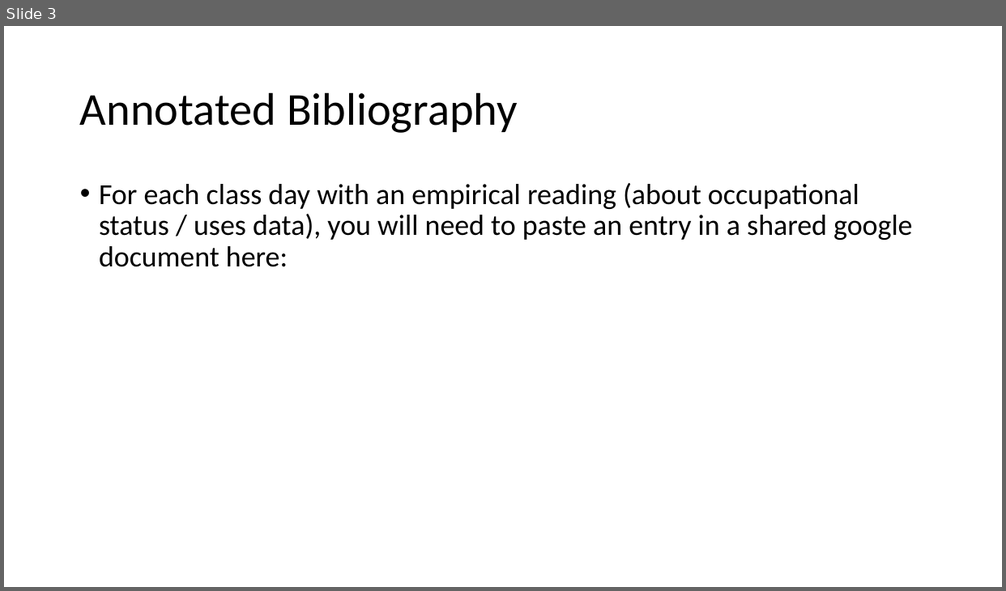
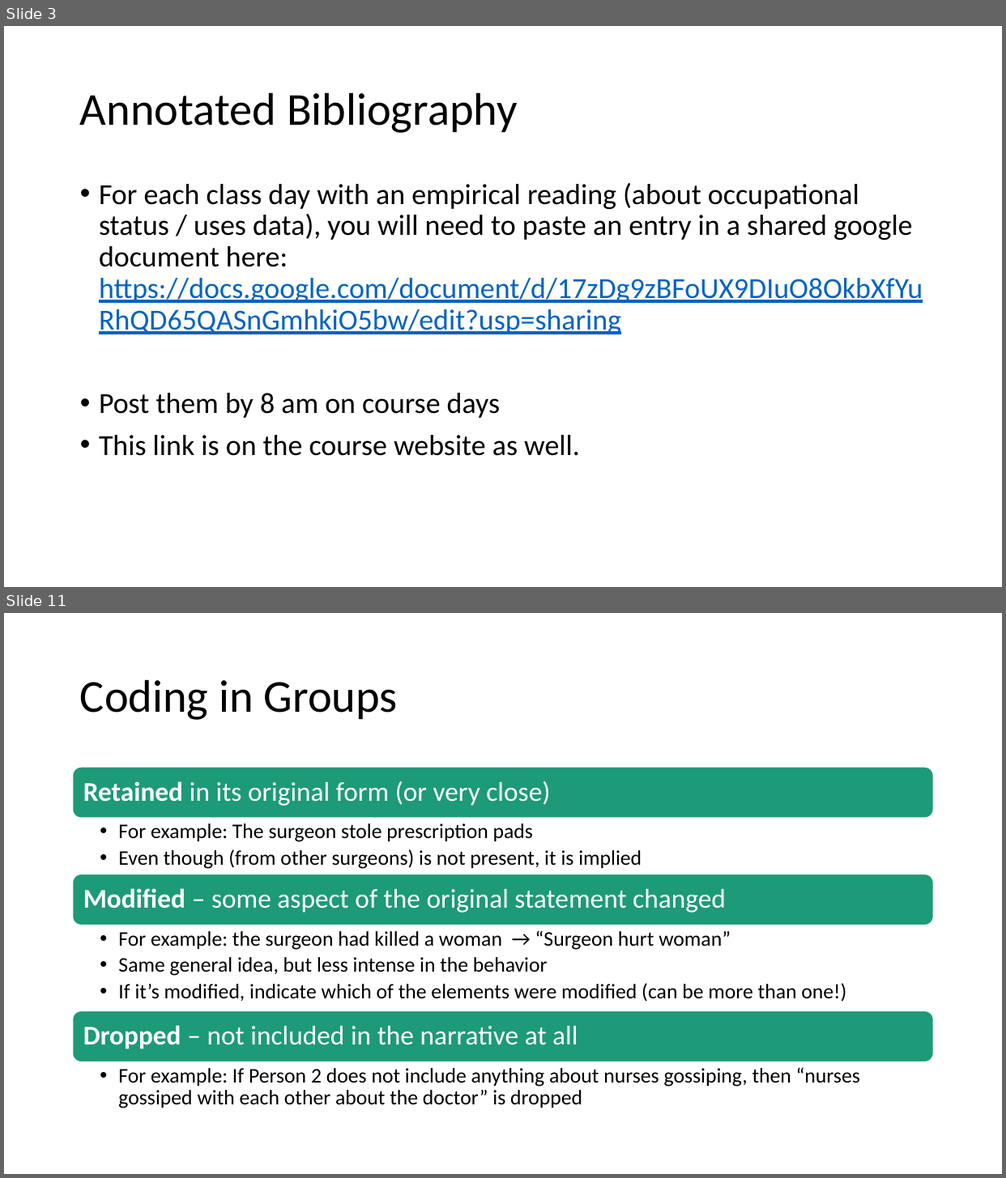
Before and after one commit to ekmaloney/soc490s, a slide deck: slides/feb17.pptx. Shown one above the other, each under a label of ours: slide 3 before the commit, slides 3 and 11 after it; the slides between them are not shown. The pictures are 1006x591 and 1006x1178 pixels, drawn with LibreOffice and Linux fonts; fonts in the diff are those of the drawing. Boxes give left, top, right and bottom in pixels: in the first picture for what was removed or moved away, otherwise in the second. Text is boxed around its words. In the diff, an @@ line names an element or a change of style, - is before the commit and + after.

```diff
--- a/slides/feb17.pptx
+++ b/slides/feb17.pptx
@@ slide 11 added at (x1=4, y1=613, x2=1002, y2=1174), background #FFFFFF @@
@@ title added at (x1=80, y1=679, x2=398, y2=720), 44 pt, text #000000 @@
+Coding in Groups
@@ group added at (x1=73, y1=767, x2=934, y2=1109): 6 texts, 3 rounded rectangles @@
+Retained in its original form (or very close)
+  • For example: The surgeon stole prescription pads
+  • Even though (from other surgeons) is not present, it is implied
+Modified – some aspect of the original statement changed
+  • For example: the surgeon had killed a woman → “Surgeon hurt woman”
+  • Same general idea, but less intense in the behavior
+  • If it’s modified, indicate which of the elements were modified (can be more than one!)
+Dropped – not included in the narrative at all
+  • For example: If Person 2 does not include anything about nurses gossiping, then “nurses gossiped with each other about the doctor” is dropped
@@ slide 3 changed as well @@
@@ text at (x1=99, y1=183, x2=923, y2=456): text changed @@
-• For each class day with an empirical reading (about occupational status / uses data), you will need to paste an entry in a shared google document here:
+• For each class day with an empirical reading (about occupational status / uses data), you will need to paste an entry in a shared google document here: https://docs.google.com/document/d/17zDg9zBFoUX9DIuO8OkbXfYuRhQD65QASnGmhkiO5bw/edit?usp=sharing
+• Post them by 8 am on course days
+• This link is on the course website as well.
```
Also in this commit, not shown: 2 other slides changed, 22 other slides added, 17 other files.
